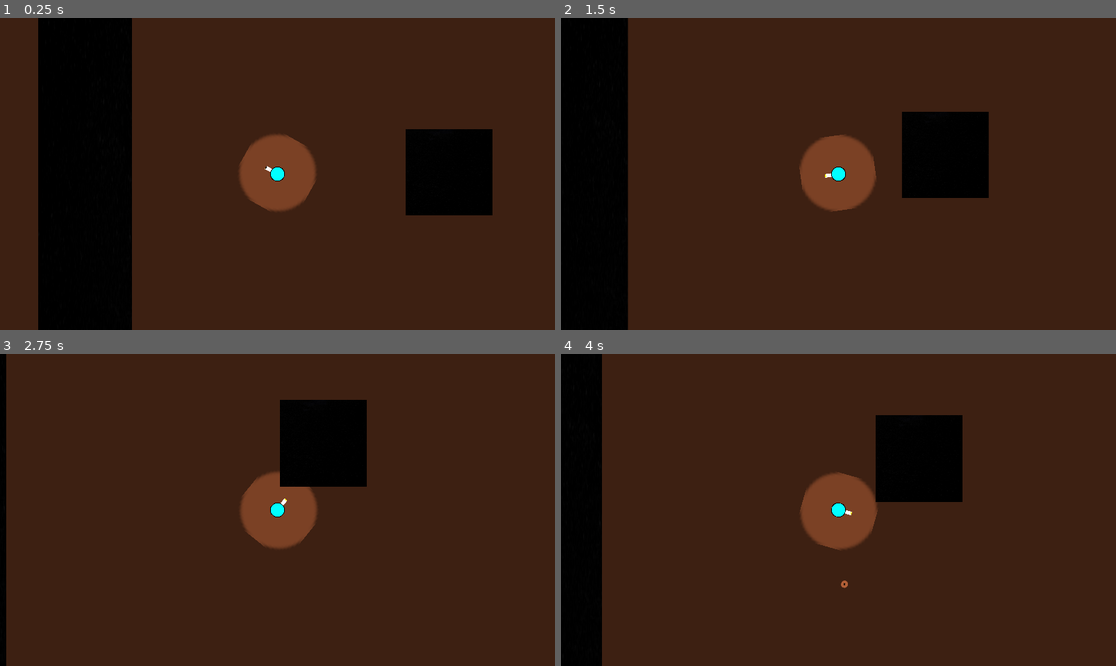
Above: before the commit, frames 1-4 (two rows, left to right).
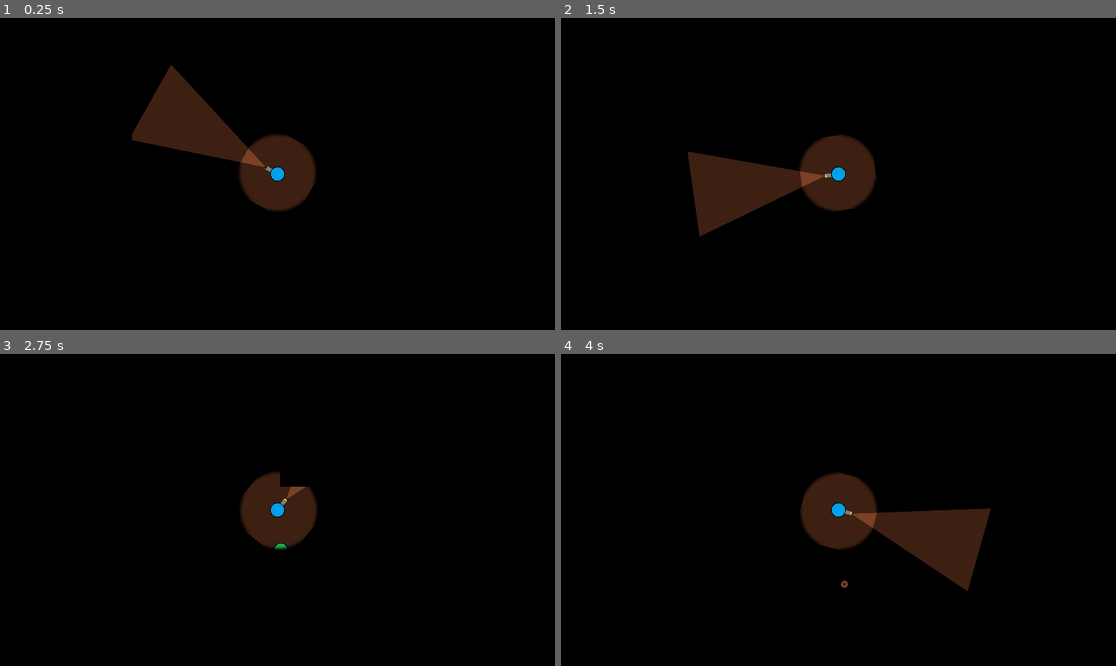
Above: after the commit, the same moments.

Repository: Jey-but-on-github/TP-2-jeux-2D
Game: Godot game, scene res://Scene/Maps/Map test.tscn
The game is run twice, just before and just after one commit, with the same random seed, the same clock (stepped at 60 frames per second) and the same inputs. This scene is started directly instead of the project's main scene.
Inputs (mouse positions are in pixels of both pictures, inside the frame that each line leads up to):
- Up to frame 1 (0.25 s): no input
- Up to frame 2 (1.5 s): tap Enter at 0.5 s; move the mouse to (960, 158) at 0.52 s; hold D (right) 0.53-1.28 s; tap Z (switch) at 0.6 s; move the mouse to (727, 189) at 1.27 s; hold S (down) from 1.28 s (still down); tap F (fire) at 1.35 s
- Up to frame 3 (2.75 s): tap Z (switch) at 1.55, 2.1 s; move the mouse to (333, 441) at 2.02 s; release S (down) at 2.03 s; hold D (right) from 2.03 s (still down)
- Up to frame 4 (4 s): move the mouse to (810, 572) at 2.77 s; release D (right) at 2.78 s; hold W (up) 2.78-3.53 s; tap Z (switch) at 2.85, 3.8 s; tap Space at 3.5 s; move the mouse to (1005, 556) at 3.52 s; hold A (left) from 3.53 s (still down); tap F (fire) at 3.6 s

The runs differ from the first frame. In frame 1, 75% of the frame differs, in the area x 0-100%, y 0-100%; in frame 2, 80%; in frame 3, 94%, in the area x 1-100%, y 0-100%; in frame 4, 85%.
Error after the commit: Attempt to call function 'play' in base 'null instance' on a null instance. (res://Script/Ennemi.gd:23)

Commit message:
fuck yeah flashlight!!!

Diff:
--- a/Scene/Maps/Map test.tscn
+++ b/Scene/Maps/Map test.tscn
@@ -3,12 +3,12 @@
 [ext_resource path="res://Scene/Mur.tscn" type="PackedScene" id=1]
 [ext_resource path="res://Scene/Player/Player.tscn" type="PackedScene" id=2]
 [ext_resource path="res://Scene/plancher.tscn" type="PackedScene" id=3]
-[ext_resource path="res://Ressource/Map Asset/light.png" type="Texture" id=4]
+[ext_resource path="res://Scene/Ennemi.tscn" type="PackedScene" id=4]
 
 [node name="Test Map" type="Node"]
 
 [node name="Sprite" parent="." instance=ExtResource( 3 )]
-position = Vector2( 743.332, 133.261 )
+position = Vector2( 750.332, 126.261 )
 scale = Vector2( 186.865, 3.56759 )
 
 [node name="ParallaxBackground" type="ParallaxBackground" parent="."]
@@ -46,13 +46,15 @@
 [node name="Camera2D" type="Camera2D" parent="Player"]
 current = true
 
-[node name="Light2D" type="Light2D" parent="Player"]
-position = Vector2( 1.81427, 3.62622 )
-scale = Vector2( 8.07906, 8.07906 )
-texture = ExtResource( 4 )
-shadow_enabled = true
-
 [node name="CanvasModulate" type="CanvasModulate" parent="."]
+color = Color( 0, 0, 0, 1 )
 
 [node name="KinematicBody2D7" parent="." instance=ExtResource( 1 )]
 position = Vector2( 1106.21, 443.492 )
+
+[node name="Mur" parent="." instance=ExtResource( 1 )]
+position = Vector2( 523.568, 847.681 )
+scale = Vector2( 0.3, 0.3 )
+
+[node name="Ennemi" parent="." instance=ExtResource( 4 )]
+position = Vector2( 959.604, 813.524 )
--- a/Scene/Player/Player.tscn
+++ b/Scene/Player/Player.tscn
@@ -7,6 +7,8 @@
 [ext_resource path="res://Ressource/sfx/player/gun.wav" type="AudioStream" id=5]
 [ext_resource path="res://Ressource/sfx/player/flashlight.wav" type="AudioStream" id=6]
 [ext_resource path="res://Ressource/sfx/player/oof.wav" type="AudioStream" id=7]
+[ext_resource path="res://Ressource/Weapons/flash.png" type="Texture" id=8]
+[ext_resource path="res://Ressource/Map Asset/light.png" type="Texture" id=9]
 
 [sub_resource type="CircleShape2D" id=1]
 radius = 52.6387
@@ -30,6 +32,18 @@
 position = Vector2( 40, 0 )
 rotation = -1.5708
 
+[node name="PassiveLight" type="Light2D" parent="."]
+position = Vector2( 1.81427, 3.62622 )
+scale = Vector2( 8.07906, 8.07906 )
+texture = ExtResource( 9 )
+shadow_enabled = true
+
+[node name="Flashlight" type="Light2D" parent="."]
+position = Vector2( 69.3321, 6.47628 )
+texture = ExtResource( 8 )
+mode = 2
+shadow_enabled = true
+
 [node name="ShootCooldown" type="Timer" parent="."]
 
 [node name="GameoverDelay" type="Timer" parent="."]
--- a/Script/Player.gd
+++ b/Script/Player.gd
@@ -42,11 +42,13 @@
 	#switching to the flashlight
 	if(is_gun == true):
 		is_gun = false
+		$Flashlight.set_enabled(true)
 		$Gun/GunSprite.set_region(true)
 		$FlashSFX.play()
 	#switching back to the gun
 	else:
 		is_gun = true
+		$Flashlight.set_enabled(false)
 		$Gun/GunSprite.set_region(false)
 		$GunSFX.play()
 
Binary file added: Ressource/Weapons/flash.png
Not shown, added: Ressource/Weapons/flash.png.import
Not shown: 1 places in Scene/Player/Player.tscn that only renumber resources
